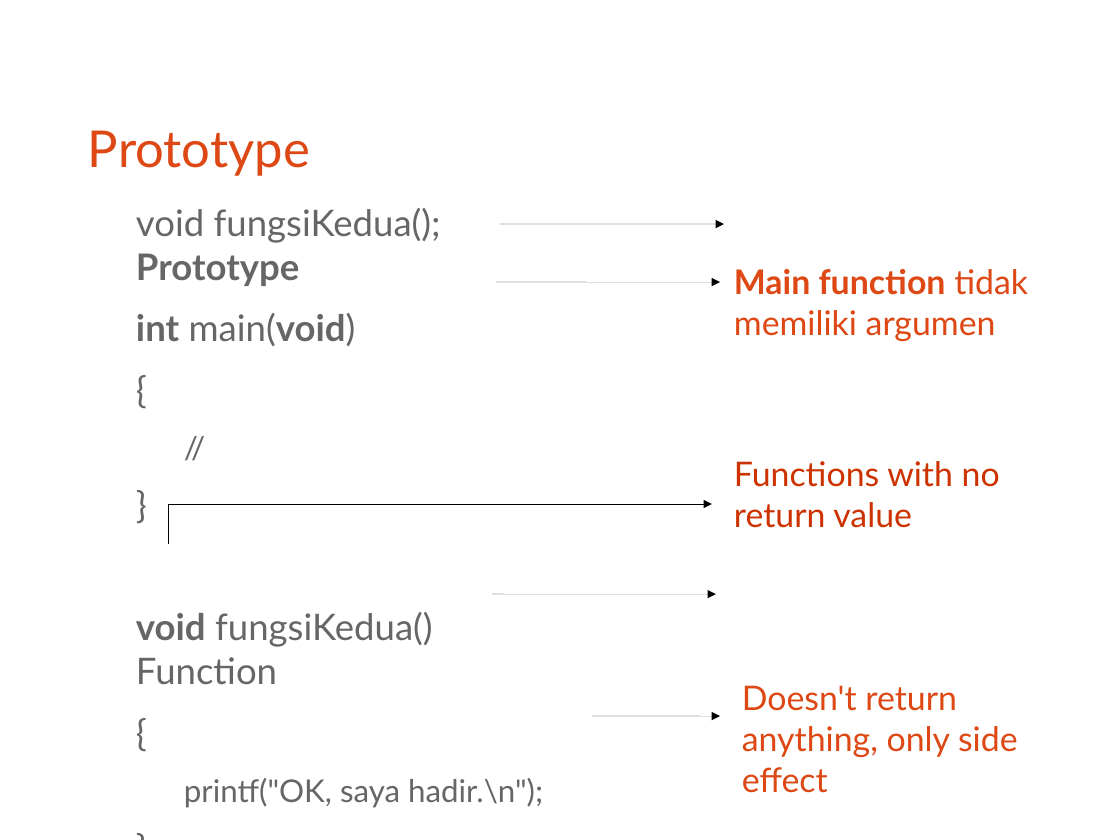
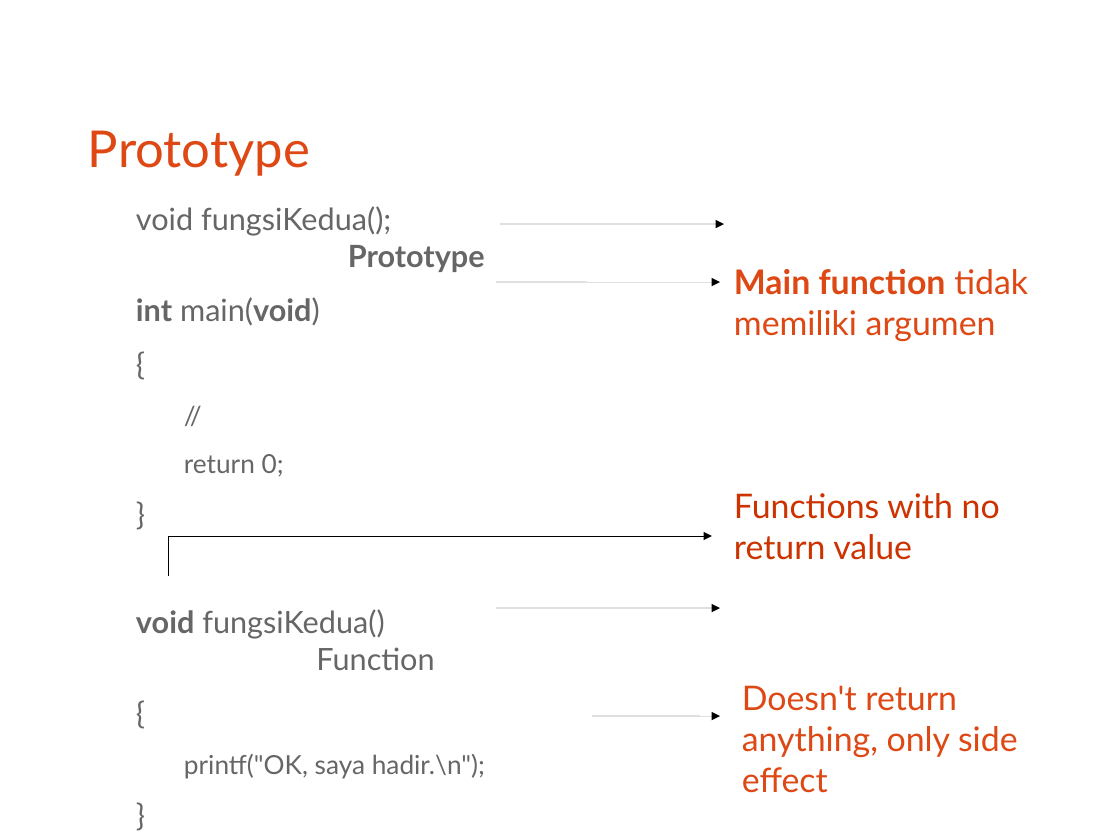
Before and after one commit to bagustris/prokom-tf, a slide deck: slide 9 of slide/prokom3.odp. Drawn at 1120x840 pixels with LibreOffice and Linux fonts; fonts in the diff are those of the drawing. Boxes give left, top, right and bottom in pixels: in the first picture for what was removed or moved away, otherwise in the second. Text is boxed around its words. In the diff, an @@ line names an element or a change of style, - is before the commit and + after.

```diff
--- a/slide/prokom3.odp
+++ b/slide/prokom3.odp
@@ text at <box>136,206,485,779</box>: size 25.9 to 21.7 pt in "void fungsiKedua(); Prototype", "int main(void)", "{", "}" and 3 more places; size 22.2 to 18.6 pt in "//", "printf("OK, saya hadir.\n");" @@
@@ text at <box>184,454,284,477</box>: paragraph added @@
+  return 0;
@@ text "Functions with no return value": place and size @@
-text "Functions with no return value" at <box>734,461,1000,528</box>
+text "Functions with no return value" at <box>734,493,1000,560</box>
@@ freeform shape: place and size @@
-freeform shape at <box>168,504,711,544</box>
+freeform shape at <box>168,537,711,576</box>
@@ arrow moved from (492, 595) - (717, 595) to (496, 608) - (721, 608) @@
```
Also in this commit, not shown: 8 other files.
